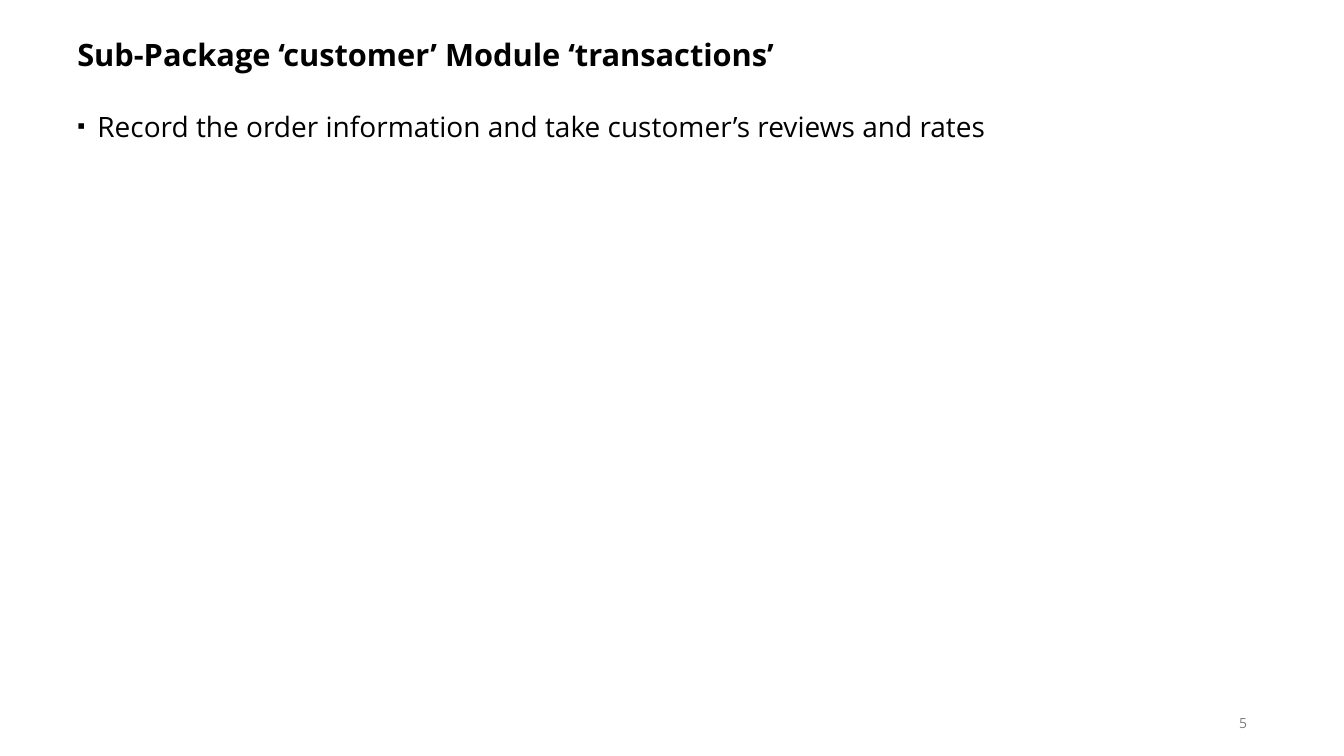
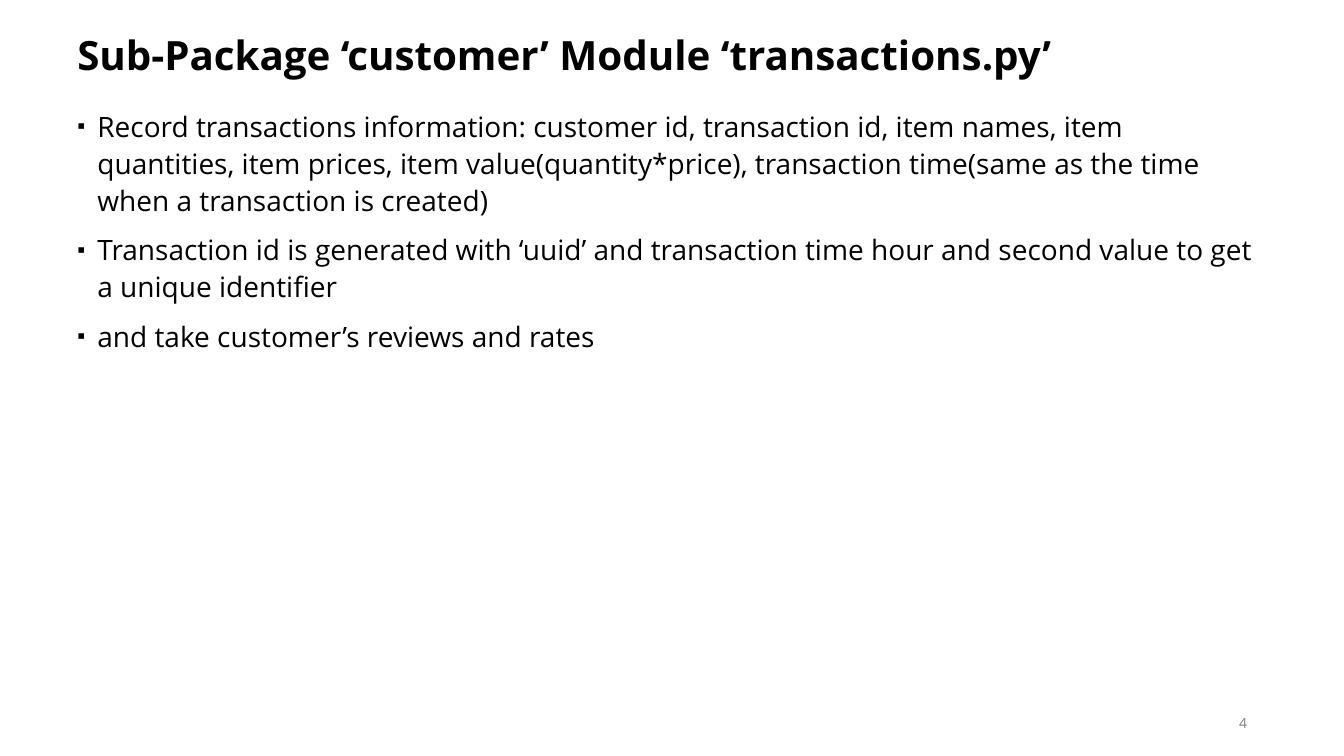
Before and after one commit to Data533-Group-3/Project, a slide deck: slide 4 of Presentation_Group3.pptx (slide 5 before the commit). Drawn at 1344x756 pixels with LibreOffice and Linux fonts; fonts in the diff are those of the drawing. Boxes give left, top, right and bottom in pixels: in the first picture for what was removed or moved away, otherwise in the second. Text is boxed around its words. In the diff, an @@ line names an element or a change of style, - is before the commit and + after.

```diff
--- a/Presentation_Group3.pptx
+++ b/Presentation_Group3.pptx
@@ title at (77, 39, 1051, 80): text changed; size 22 to 28.8 pt @@
-Sub-Package ‘customer’ Module ‘transactions’
+Sub-Package ‘customer’ Module ‘transactions.py’
@@ text at (97, 115, 1251, 348): text changed @@
-▪ Record the order information and take customer’s reviews and rates
+▪ Record transactions information: customer id, transaction id, item names, item quantities, item prices, item value(quantity*price), transaction time(same as the time when a transaction is created)
+▪ Transaction id is generated with ‘uuid’ and transaction time hour and second value to get a unique identifier
+▪ and take customer’s reviews and rates
@@ page number at (1239, 718, 1247, 728): text changed @@
-5
+4
```
Also in this commit, not shown: 5 other slides changed, 4 other files.
